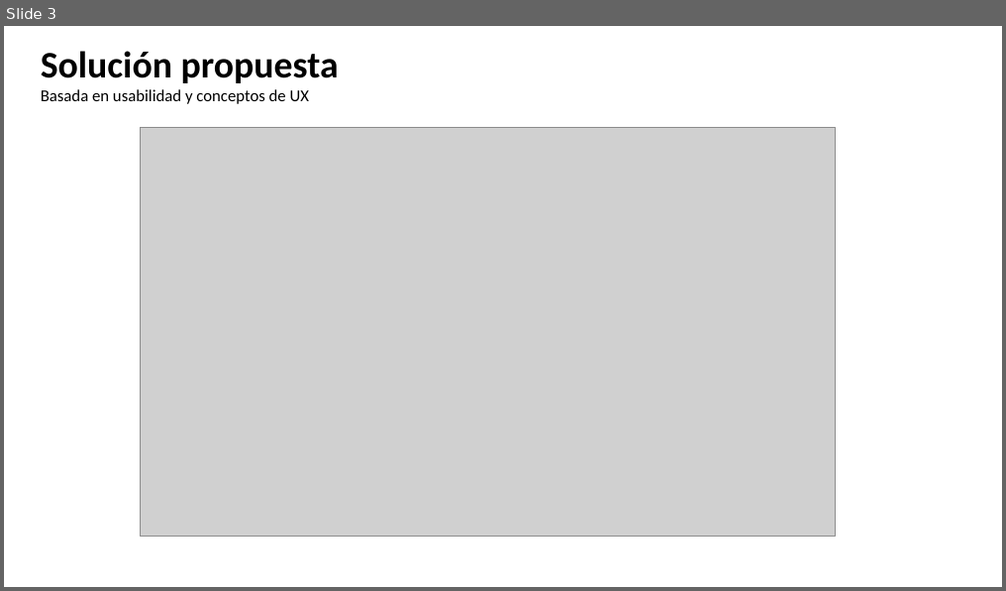
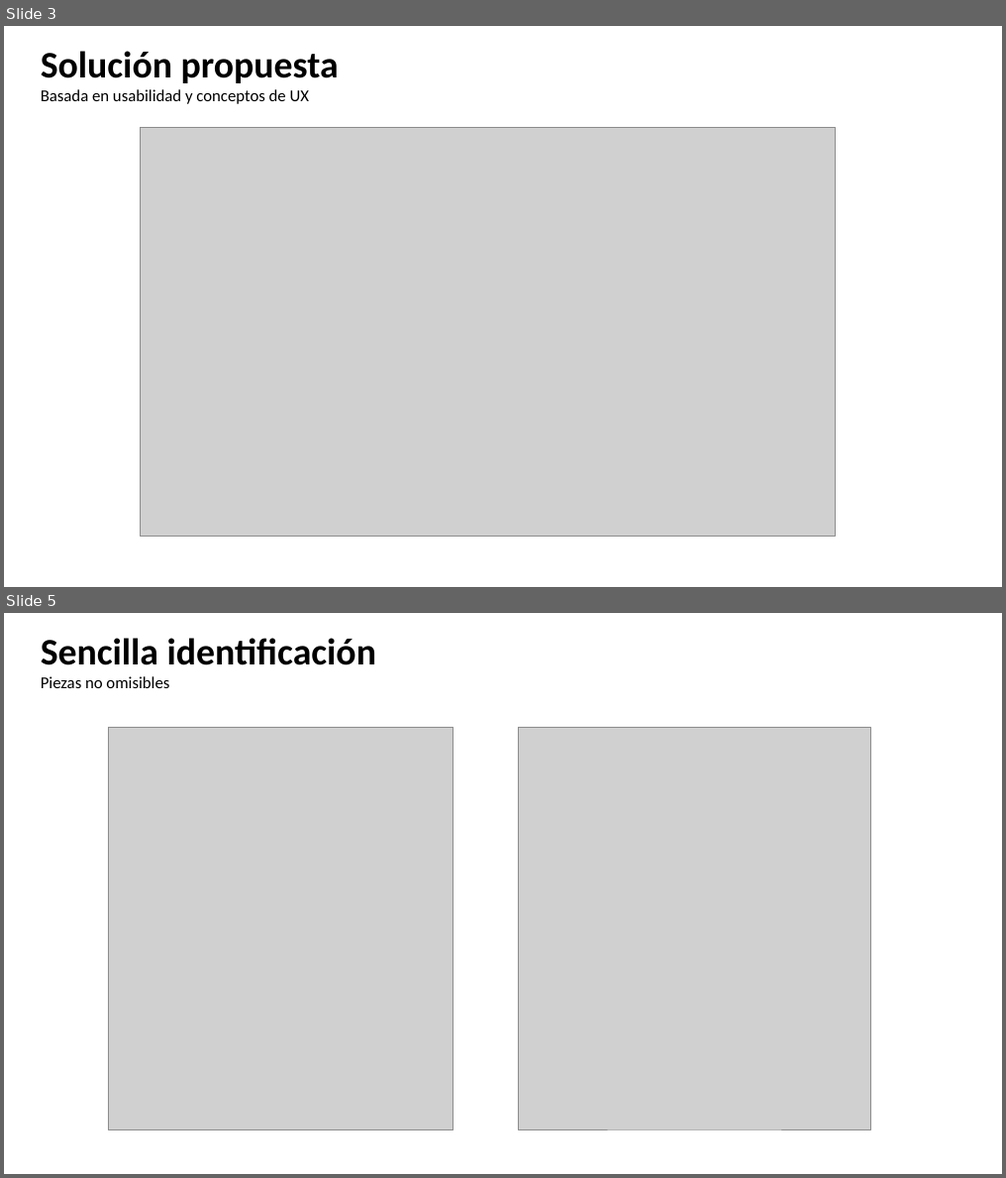
Before and after one commit to iRetray/RetoSofkathon, a slide deck: PresentacionSpeakly.pptx. Shown one above the other, each under a label of ours: slide 3 before the commit, slides 3 and 5 after it; the slides between them are not shown. The pictures are 1006x591 and 1006x1178 pixels, drawn with LibreOffice and Linux fonts; fonts in the diff are those of the drawing; grey boxes stand for pictures. Boxes give left, top, right and bottom in pixels: in the first picture for what was removed or moved away, otherwise in the second. Text is boxed around its words. In the diff, an @@ line names an element or a change of style, - is before the commit and + after.

```diff
--- a/PresentacionSpeakly.pptx
+++ b/PresentacionSpeakly.pptx
@@ slide 5 added at (x1=4, y1=613, x2=1002, y2=1174), background #FFFFFF @@
@@ text added at (x1=41, y1=638, x2=376, y2=688), 36 pt, text #000000, bold @@
+Sencilla identificación
+Piezas no omisibles
@@ picture added at (x1=108, y1=728, x2=453, y2=1131) @@
@@ picture added at (x1=518, y1=728, x2=871, y2=1131) @@
```
Also in this commit, not shown: 5 other slides added.
